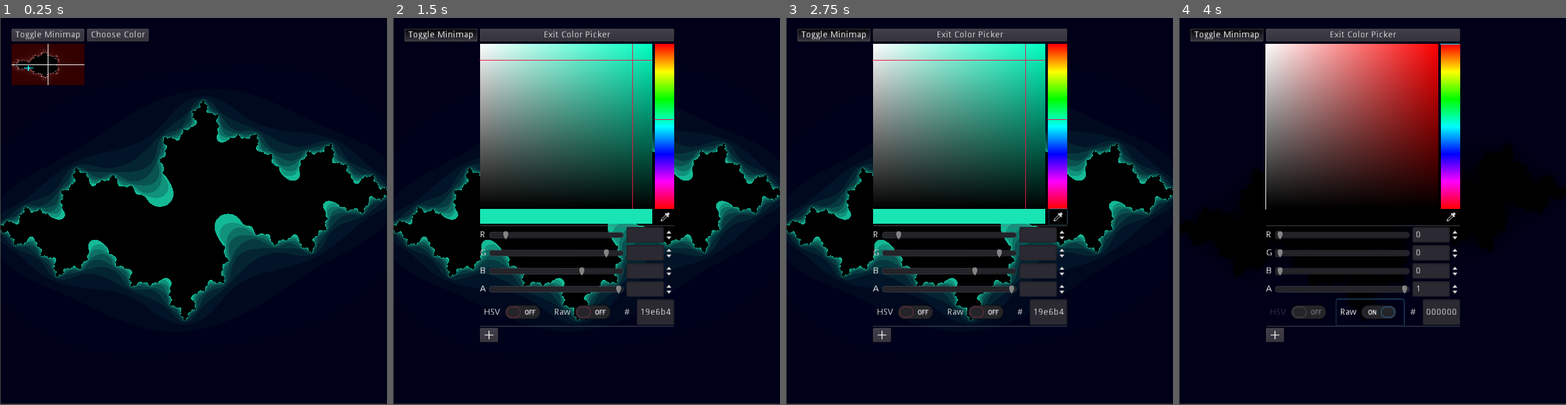
Above: before the commit, frames 1-4 (left to right).
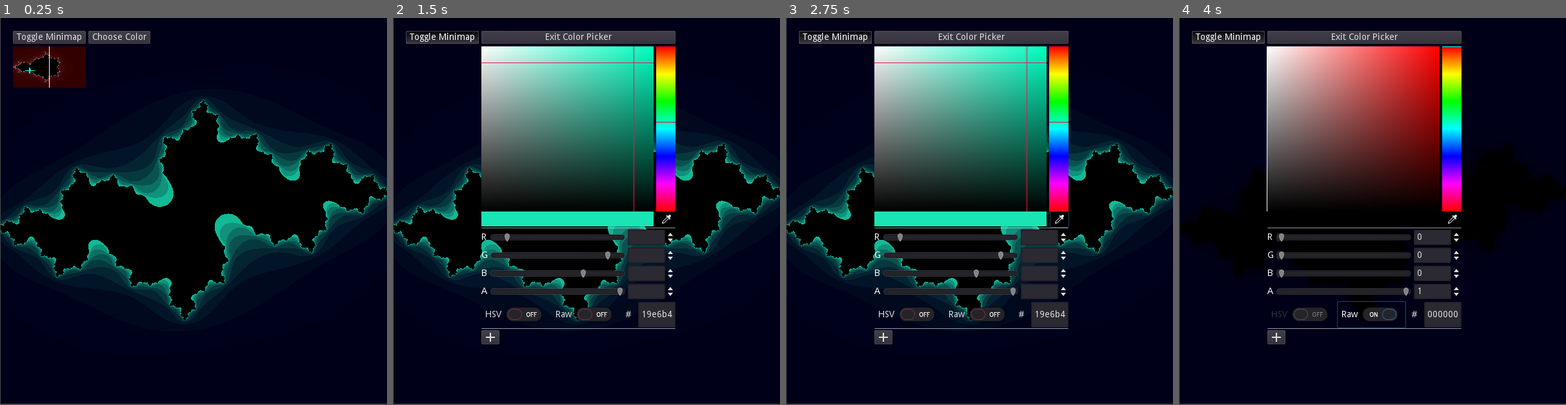
Above: after the commit, the same moments.

Repository: jammin-ben/Julia_Generator
Game: Godot game, scene res://main.tscn
The game is run twice, just before and just after one commit, with the same random seed, the same clock (stepped at 60 frames per second) and the same inputs. The engine's default icon, where the game draws it, is replaced by a stand-in: a white triangle on a blue panel in a dark square.
Inputs (mouse positions are in pixels of both pictures, inside the frame that each line leads up to; where the layout moved, square brackets give the same spot in the first picture):
- Up to frame 1 (0.25 s): no input
- Up to frame 2 (1.5 s): click "Toggle Minimap" at 0.5 s; click "Choose Color" at 1.25 s
- Up to frame 3 (2.75 s): click (1060, 219) [1056, 215] at 2 s
- Up to frame 4 (4 s): click "HSV" at 2.75 s; click "Raw" at 3.5 s

The runs differ from the first frame. In frame 1, 1.5% of the frame differs, in the area x 3-39%, y 2-18%; in frame 2, 6.8%; in frame 3, 6.8%, in the area x 3-74%, y 2-85%; in frame 4, 6.2%.

Commit message:
Fixed ui placement

Diff:
--- a/main.tscn
+++ b/main.tscn
@@ -1,14 +1,14 @@
 [gd_scene load_steps=12 format=2]
 
 [ext_resource path="res://Camera2D.gd" type="Script" id=1]
-[ext_resource path="res://new_shadermaterial.tres" type="Material" id=2]
+[ext_resource path="res://UI.gd" type="Script" id=2]
 [ext_resource path="res://icon.png" type="Texture" id=3]
-[ext_resource path="res://TextureRect.gd" type="Script" id=4]
-[ext_resource path="res://UI.gd" type="Script" id=5]
-[ext_resource path="res://Mandelboi.gd" type="Script" id=6]
-[ext_resource path="res://MenuButton.gd" type="Script" id=7]
-[ext_resource path="res://ExitColorButton.gd" type="Script" id=8]
-[ext_resource path="res://ColorPicker.gd" type="Script" id=9]
+[ext_resource path="res://Mandelboi.gd" type="Script" id=4]
+[ext_resource path="res://MenuButton.gd" type="Script" id=5]
+[ext_resource path="res://ExitColorButton.gd" type="Script" id=6]
+[ext_resource path="res://ColorPicker.gd" type="Script" id=7]
+[ext_resource path="res://new_shadermaterial.tres" type="Material" id=8]
+[ext_resource path="res://TextureRect.gd" type="Script" id=9]
 
 [sub_resource type="Shader" id=1]
 code = "shader_type canvas_item;
@@ -74,84 +74,88 @@
 drag_margin_v_enabled = false
 script = ExtResource( 1 )
 
+[node name="CanvasLayer" type="CanvasLayer" parent="Camera2D"]
+
+[node name="UI" type="MarginContainer" parent="Camera2D/CanvasLayer"]
+margin_right = 253.0
+margin_bottom = 128.0
+custom_constants/margin_right = 20
+custom_constants/margin_top = 20
+custom_constants/margin_left = 20
+custom_constants/margin_bottom = 20
+script = ExtResource( 2 )
+
+[node name="HBoxContainer" type="HBoxContainer" parent="Camera2D/CanvasLayer/UI"]
+margin_left = 20.0
+margin_top = 20.0
+margin_right = 233.0
+margin_bottom = 108.0
+
+[node name="VBoxContainer2" type="VBoxContainer" parent="Camera2D/CanvasLayer/UI/HBoxContainer"]
+margin_right = 113.0
+margin_bottom = 88.0
+
+[node name="MandelButton" type="Button" parent="Camera2D/CanvasLayer/UI/HBoxContainer/VBoxContainer2"]
+margin_right = 113.0
+margin_bottom = 20.0
+toggle_mode = true
+text = "Toggle Minimap"
+
+[node name="Mandelboi" type="TextureRect" parent="Camera2D/CanvasLayer/UI/HBoxContainer/VBoxContainer2"]
+material = SubResource( 2 )
+margin_top = 24.0
+margin_right = 113.0
+margin_bottom = 88.0
+texture = ExtResource( 3 )
+stretch_mode = 1
+script = ExtResource( 4 )
+
+[node name="VBoxContainer" type="VBoxContainer" parent="Camera2D/CanvasLayer/UI/HBoxContainer"]
+margin_left = 117.0
+margin_right = 213.0
+margin_bottom = 88.0
+
+[node name="MenuButton" type="Button" parent="Camera2D/CanvasLayer/UI/HBoxContainer/VBoxContainer"]
+margin_right = 96.0
+margin_bottom = 20.0
+text = "Choose Color"
+script = ExtResource( 5 )
+
+[node name="ExitColorButton" type="Button" parent="Camera2D/CanvasLayer/UI/HBoxContainer/VBoxContainer"]
+visible = false
+margin_top = 24.0
+margin_right = 115.0
+margin_bottom = 44.0
+text = "Exit Color Picker"
+script = ExtResource( 6 )
+
+[node name="ColorPicker" type="ColorPicker" parent="Camera2D/CanvasLayer/UI/HBoxContainer/VBoxContainer"]
+visible = false
+margin_left = 122.0
+margin_top = -14.0
+margin_right = 412.0
+margin_bottom = 448.0
+color = Color( 0.0980392, 0.901961, 0.705882, 1 )
+script = ExtResource( 7 )
+
 [node name="Juliaboi" type="TextureRect" parent="."]
-material = ExtResource( 2 )
+material = ExtResource( 8 )
 margin_left = 2.98206
 margin_top = 2.01013
 margin_right = 603.074
 margin_bottom = 601.237
 texture = ExtResource( 3 )
 stretch_mode = 1
-script = ExtResource( 4 )
-
-[node name="UI" type="MarginContainer" parent="."]
-custom_constants/margin_right = 20
-custom_constants/margin_top = 20
-custom_constants/margin_left = 20
-custom_constants/margin_bottom = 20
-script = ExtResource( 5 )
-
-[node name="HBoxContainer" type="HBoxContainer" parent="UI"]
-margin_left = 20.0
-margin_top = 20.0
-margin_right = 233.0
-margin_bottom = 108.0
-
-[node name="VBoxContainer2" type="VBoxContainer" parent="UI/HBoxContainer"]
-margin_right = 113.0
-margin_bottom = 88.0
-
-[node name="MandelButton" type="Button" parent="UI/HBoxContainer/VBoxContainer2"]
-margin_right = 113.0
-margin_bottom = 20.0
-toggle_mode = true
-text = "Toggle Minimap"
-
-[node name="Mandelboi" type="TextureRect" parent="UI/HBoxContainer/VBoxContainer2"]
-material = SubResource( 2 )
-margin_top = 24.0
-margin_right = 113.0
-margin_bottom = 88.0
-texture = ExtResource( 3 )
-stretch_mode = 1
-script = ExtResource( 6 )
-
-[node name="VBoxContainer" type="VBoxContainer" parent="UI/HBoxContainer"]
-margin_left = 117.0
-margin_right = 213.0
-margin_bottom = 88.0
-
-[node name="MenuButton" type="Button" parent="UI/HBoxContainer/VBoxContainer"]
-margin_right = 96.0
-margin_bottom = 20.0
-text = "Choose Color"
-script = ExtResource( 7 )
-
-[node name="ExitColorButton" type="Button" parent="UI/HBoxContainer/VBoxContainer"]
-visible = false
-margin_top = 24.0
-margin_right = 115.0
-margin_bottom = 44.0
-text = "Exit Color Picker"
-script = ExtResource( 8 )
-
-[node name="ColorPicker" type="ColorPicker" parent="UI/HBoxContainer/VBoxContainer"]
-visible = false
-margin_left = 122.0
-margin_top = -14.0
-margin_right = 412.0
-margin_bottom = 448.0
-color = Color( 0.0980392, 0.901961, 0.705882, 1 )
 script = ExtResource( 9 )
 
 [connection signal="zoom_changed" from="Camera2D" to="Juliaboi" method="_on_Camera2D_zoom_changed"]
-[connection signal="c_changed" from="Juliaboi" to="UI/HBoxContainer/VBoxContainer2/Mandelboi" method="_on_Juliaboi_c_changed"]
-[connection signal="hide_ui" from="Juliaboi" to="UI" method="_on_Juliaboi_hide_ui"]
-[connection signal="toggled" from="UI/HBoxContainer/VBoxContainer2/MandelButton" to="UI/HBoxContainer/VBoxContainer2/Mandelboi" method="_on_MandelButton_toggled"]
-[connection signal="button_up" from="UI/HBoxContainer/VBoxContainer/MenuButton" to="UI/HBoxContainer/VBoxContainer/ColorPicker" method="_on_MenuButton_button_up"]
-[connection signal="button_up" from="UI/HBoxContainer/VBoxContainer/MenuButton" to="UI/HBoxContainer/VBoxContainer/MenuButton" method="_on_MenuButton_button_up"]
-[connection signal="button_up" from="UI/HBoxContainer/VBoxContainer/MenuButton" to="UI/HBoxContainer/VBoxContainer/ExitColorButton" method="_on_MenuButton_button_up"]
-[connection signal="button_up" from="UI/HBoxContainer/VBoxContainer/ExitColorButton" to="UI/HBoxContainer/VBoxContainer/ColorPicker" method="_on_ExitColorButton_button_up"]
-[connection signal="button_up" from="UI/HBoxContainer/VBoxContainer/ExitColorButton" to="UI/HBoxContainer/VBoxContainer/MenuButton" method="_on_ExitColorButton_button_up"]
-[connection signal="button_up" from="UI/HBoxContainer/VBoxContainer/ExitColorButton" to="UI/HBoxContainer/VBoxContainer/ExitColorButton" method="_on_ExitColorButton_button_up"]
-[connection signal="color_changed" from="UI/HBoxContainer/VBoxContainer/ColorPicker" to="Juliaboi" method="_on_ColorPicker_color_changed"]
+[connection signal="toggled" from="Camera2D/CanvasLayer/UI/HBoxContainer/VBoxContainer2/MandelButton" to="Camera2D/CanvasLayer/UI/HBoxContainer/VBoxContainer2/Mandelboi" method="_on_MandelButton_toggled"]
+[connection signal="button_up" from="Camera2D/CanvasLayer/UI/HBoxContainer/VBoxContainer/MenuButton" to="Camera2D/CanvasLayer/UI/HBoxContainer/VBoxContainer/ColorPicker" method="_on_MenuButton_button_up"]
+[connection signal="button_up" from="Camera2D/CanvasLayer/UI/HBoxContainer/VBoxContainer/MenuButton" to="Camera2D/CanvasLayer/UI/HBoxContainer/VBoxContainer/MenuButton" method="_on_MenuButton_button_up"]
+[connection signal="button_up" from="Camera2D/CanvasLayer/UI/HBoxContainer/VBoxContainer/MenuButton" to="Camera2D/CanvasLayer/UI/HBoxContainer/VBoxContainer/ExitColorButton" method="_on_MenuButton_button_up"]
+[connection signal="button_up" from="Camera2D/CanvasLayer/UI/HBoxContainer/VBoxContainer/ExitColorButton" to="Camera2D/CanvasLayer/UI/HBoxContainer/VBoxContainer/ColorPicker" method="_on_ExitColorButton_button_up"]
+[connection signal="button_up" from="Camera2D/CanvasLayer/UI/HBoxContainer/VBoxContainer/ExitColorButton" to="Camera2D/CanvasLayer/UI/HBoxContainer/VBoxContainer/MenuButton" method="_on_ExitColorButton_button_up"]
+[connection signal="button_up" from="Camera2D/CanvasLayer/UI/HBoxContainer/VBoxContainer/ExitColorButton" to="Camera2D/CanvasLayer/UI/HBoxContainer/VBoxContainer/ExitColorButton" method="_on_ExitColorButton_button_up"]
+[connection signal="color_changed" from="Camera2D/CanvasLayer/UI/HBoxContainer/VBoxContainer/ColorPicker" to="Juliaboi" method="_on_ColorPicker_color_changed"]
+[connection signal="c_changed" from="Juliaboi" to="Camera2D/CanvasLayer/UI/HBoxContainer/VBoxContainer2/Mandelboi" method="_on_Juliaboi_c_changed"]
+[connection signal="hide_ui" from="Juliaboi" to="Camera2D/CanvasLayer/UI" method="_on_Juliaboi_hide_ui"]
